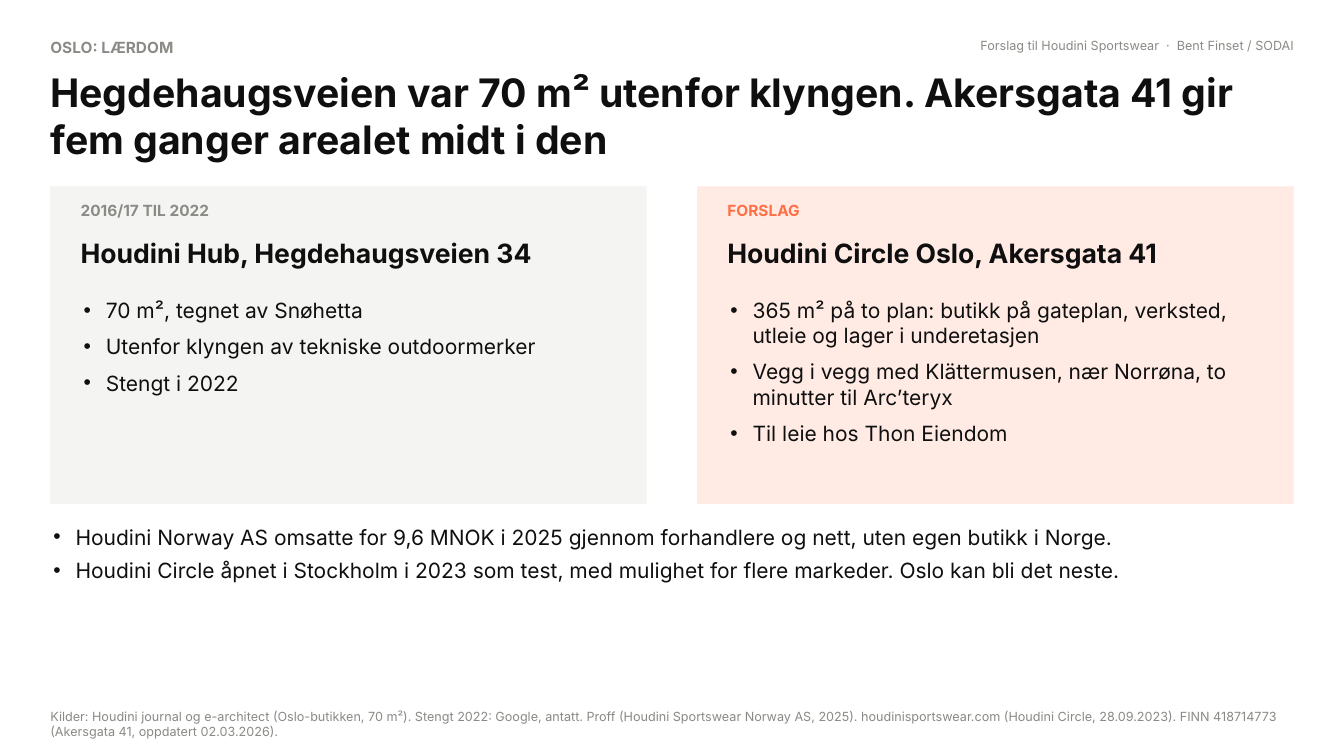
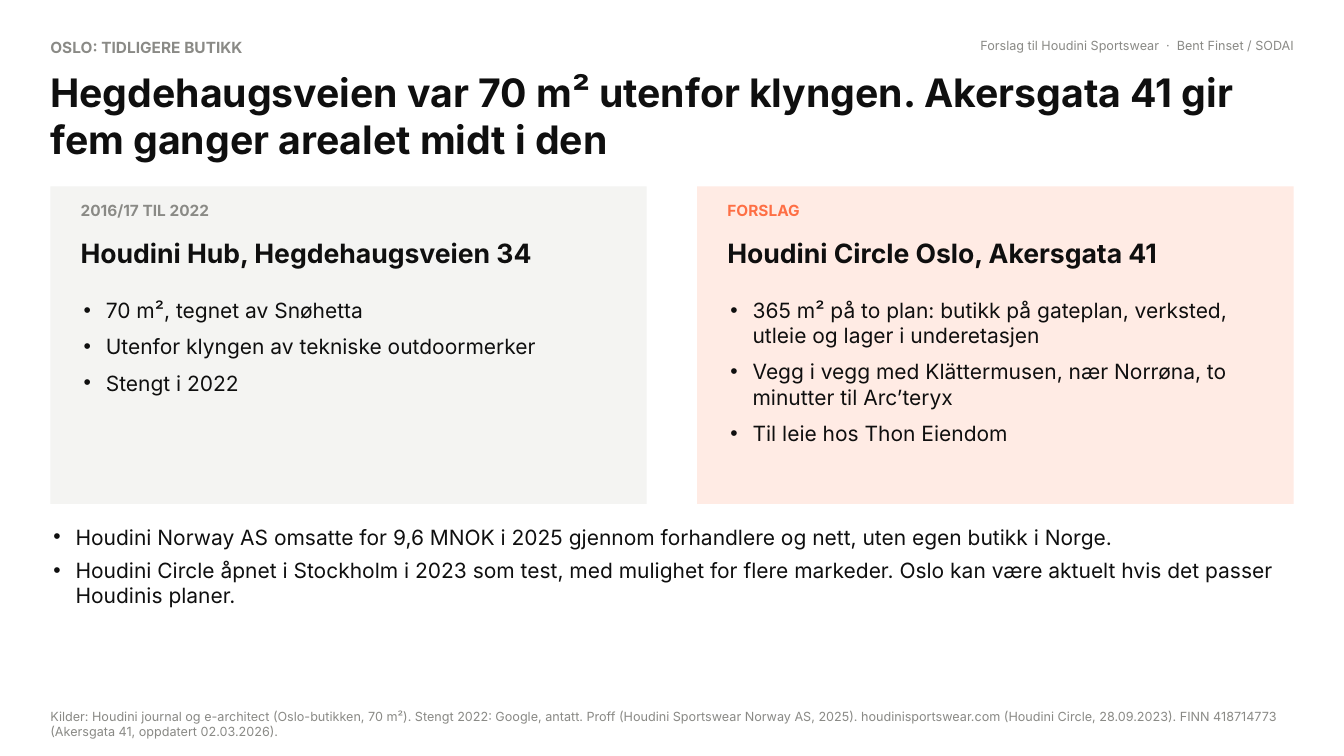
Before and after one commit to bent-commits/finset-trading, a slide deck: slide 4 of analyser/houdini/Houdini_i_Norge.pptx. Drawn at 1344x756 pixels with LibreOffice and Linux fonts; fonts in the diff are those of the drawing. Boxes give left, top, right and bottom in pixels: in the first picture for what was removed or moved away, otherwise in the second. Text is boxed around its words. In the diff, an @@ line names an element or a change of style, - is before the commit and + after.

```diff
--- a/analyser/houdini/Houdini_i_Norge.pptx
+++ b/analyser/houdini/Houdini_i_Norge.pptx
@@ text at (50, 42, 242, 53): text changed @@
-OSLO: LÆRDOM
+OSLO: TIDLIGERE BUTIKK
@@ text at (76, 560, 1272, 608): text changed @@
-• Houdini Circle åpnet i Stockholm i 2023 som test, med mulighet for flere markeder. Oslo kan bli det neste.
+• Houdini Circle åpnet i Stockholm i 2023 som test, med mulighet for flere markeder. Oslo kan være aktuelt hvis det passer Houdinis planer.
```
Also in this commit, not shown: 9 other slides changed, 1 slide added, 2 other files.
